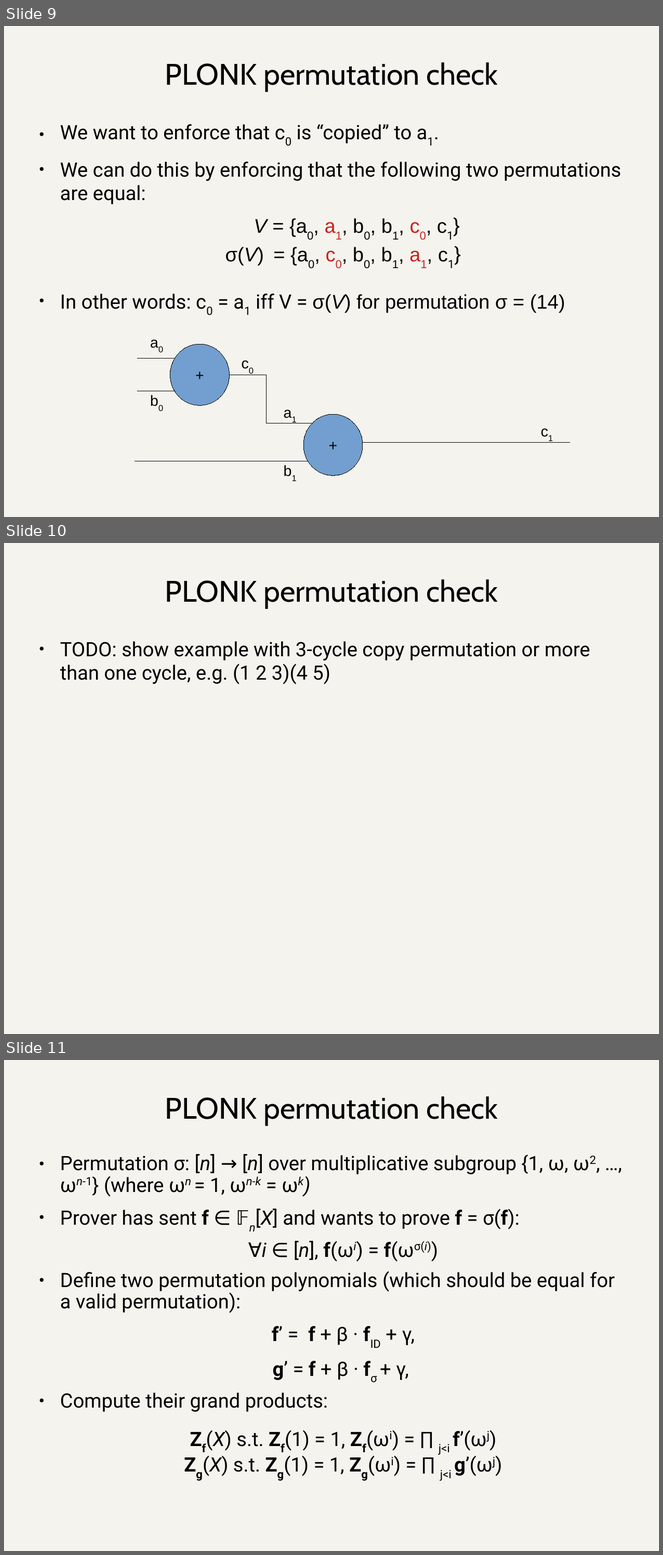
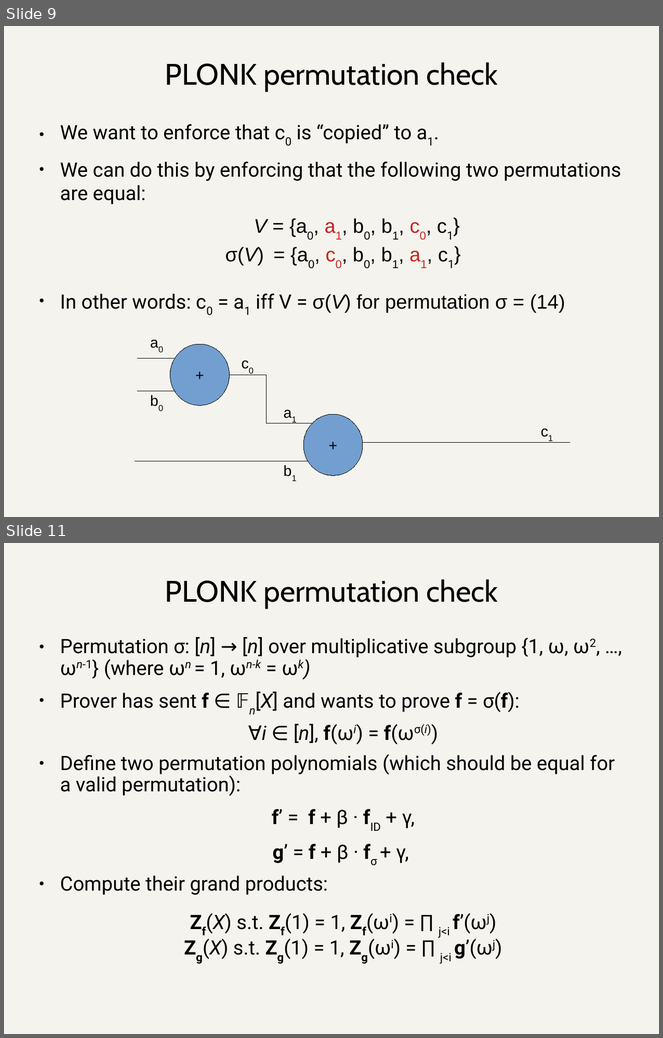
Before and after one commit to daira/halographs, a slide deck: deepdive.odp. Shown one above the other, each under a label of ours: slides 9, 10 and 11 before the commit, slides 9 and 11 after it; the slides between them are not shown. The pictures are 663x1555 and 663x1038 pixels, drawn with LibreOffice and Linux fonts; fonts in the diff are those of the drawing. Boxes give left, top, right and bottom in pixels: in the first picture for what was removed or moved away, otherwise in the second. Text is boxed around its words. In the diff, an @@ line names an element or a change of style, - is before the commit and + after.

Commit message:
Add more complex permutation example

```diff
--- a/deepdive.odp
+++ b/deepdive.odp
@@ slide 10 removed at [4,543,659,1034], background #F4F3ED @@
@@ title removed at [165,579,499,609] @@
-PLONK permutation check
@@ text removed at [60,641,591,684] @@
-● TODO: show example with 3-cycle copy permutation or more than one cycle, e.g. (1 2 3)(4 5)
```
Also in this commit, not shown: 1 slide added, 1 other file.
